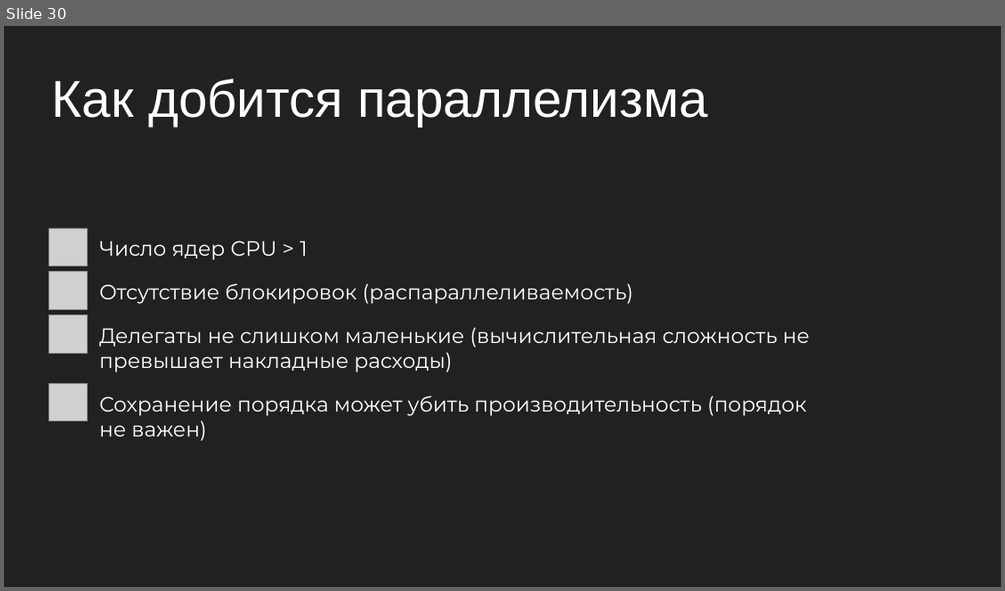
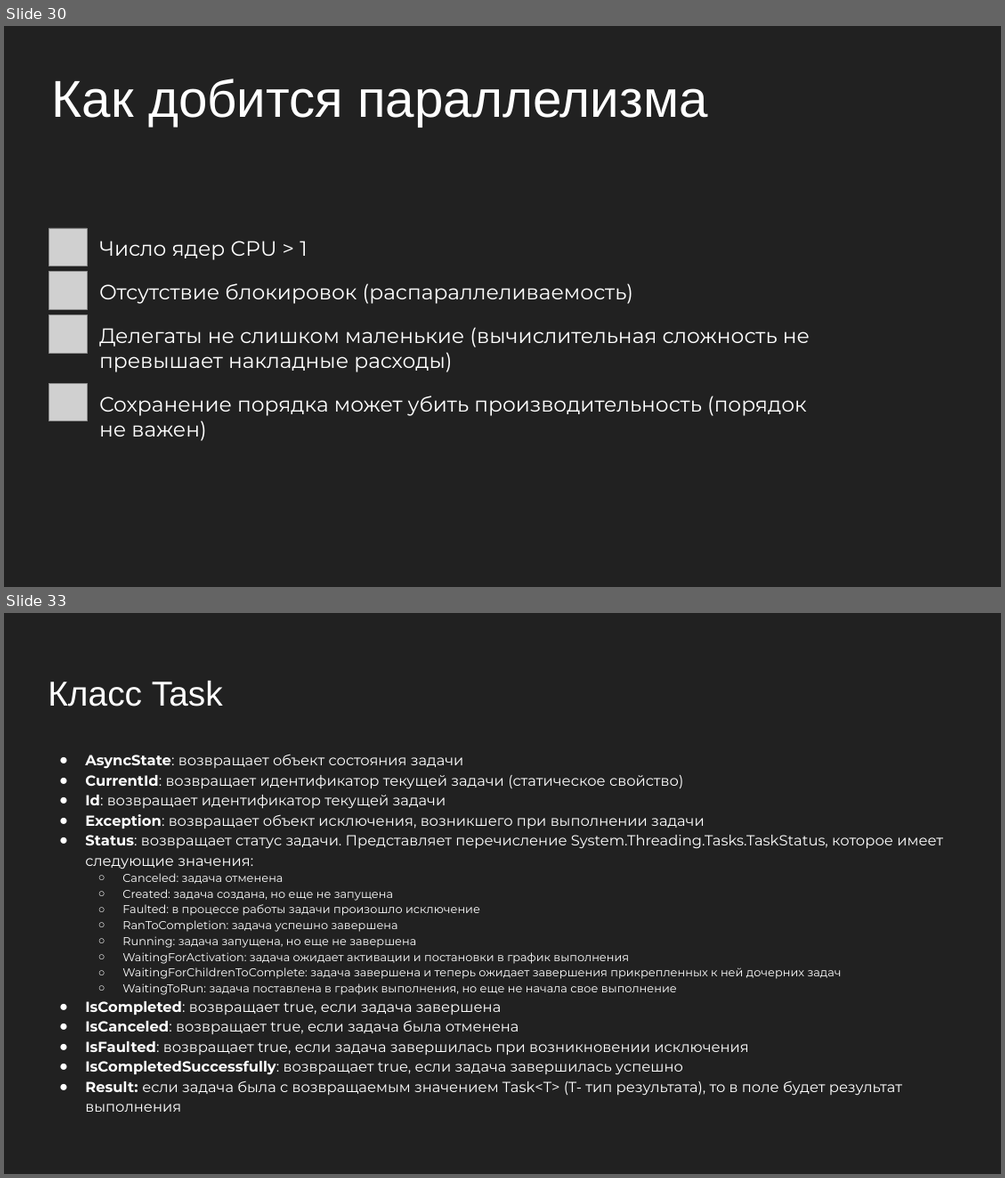
Before and after one commit to kontur-courses/multithread-async, a slide deck: Multithread-async.pptx. Shown one above the other, each under a label of ours: slide 30 before the commit, slides 30 and 33 after it; the slides between them are not shown. The pictures are 1005x591 and 1005x1178 pixels, drawn with LibreOffice and Linux fonts; fonts in the diff are those of the drawing; grey boxes stand for pictures. Boxes give left, top, right and bottom in pixels: in the first picture for what was removed or moved away, otherwise in the second. Text is boxed around its words. In the diff, an @@ line names an element or a change of style, - is before the commit and + after.

Commit message:
Добавил слайды про TPL (что это, почему желательнее использовать асинхронные операции, класс Task, async await и разбор работы асинхронного метода с асинхронной операцией)

```diff
--- a/Multithread-async.pptx
+++ b/Multithread-async.pptx
@@ slide 33 added at [4, 613, 1001, 1174], background #212121 @@
@@ title added at [48, 681, 223, 706], 33.3 pt, text #FFFFFF @@
+Класс Task
@@ text added at [85, 754, 943, 1111], 14 pt, text #FFFFFF @@
+● AsyncState: возвращает объект состояния задачи
+● CurrentId: возвращает идентификатор текущей задачи (статическое свойство)
+● Id: возвращает идентификатор текущей задачи
+● Exception: возвращает объект исключения, возникшего при выполнении задачи
+● Status: возвращает статус задачи. Представляет перечисление System.Threading.Tasks.TaskStatus, которое имеет следующие значения:
+  ○ Canceled: задача отменена
+  ○ Created: задача создана, но еще не запущена
+  ○ Faulted: в процессе работы задачи произошло исключение
+  ○ RanToCompletion: задача успешно завершена
+  ○ Running: задача запущена, но еще не завершена
+  ○ WaitingForActivation: задача ожидает активации и постановки в график выполнения
+  ○ WaitingForChildrenToComplete: задача завершена и теперь ожидает завершения прикрепленных к ней дочерних задач
+  ○ WaitingToRun: задача поставлена в график выполнения, но еще не начала свое выполнение
+● IsCompleted: возвращает true, если задача завершена
+● IsCanceled: возвращает true, если задача была отменена
+● IsFaulted: возвращает true, если задача завершилась при возникновении исключения
+● IsCompletedSuccessfully: возвращает true, если задача завершилась успешно
+● Result: если задача была с возвращаемым значением Task<T> (T- тип результата), то в поле будет результат выполнения
```
Also in this commit, not shown: 14 slides changed, 4 other slides added.
